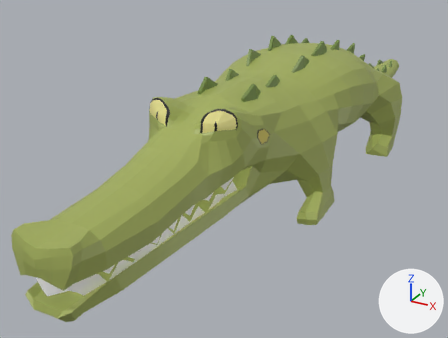
The FBX model QuackingAwesome/Assets/Animals/Alligator.fbx: old version first, new version second.
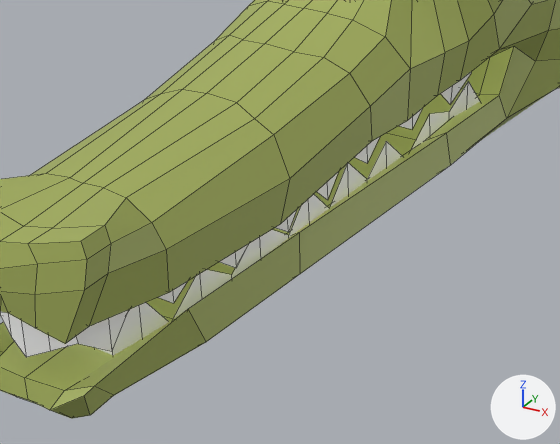
There are two pictures of each version: one whole from a 50 mm lens placed at (1.054, -2.398, 0.875), pointed at (-0.262, -0.006, -0.321), one close up on the part from 8% to 60% of the width and 43% to 98% of the height. Every picture has the same lights, and +X, +Y and +Z are marked at lower right. The close-ups show mesh edges as thin lines. Where no turn or scale is listed for an object, it has been applied to the vertices.

The first close-up shows 'Aligator'.
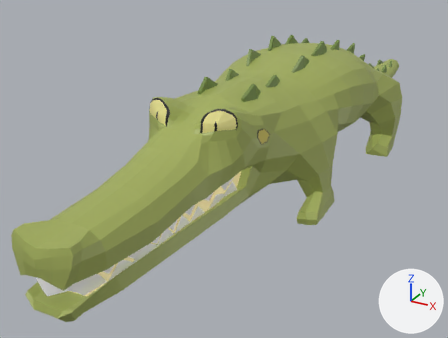
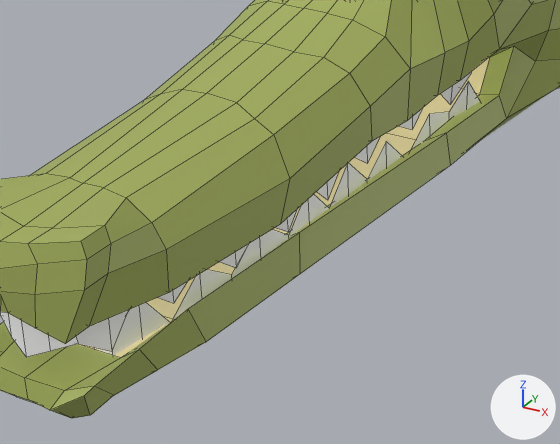
Boxes [x1, y1, x2, y2] around the edits, measured in the close-ups (560 x 444 px):
part 1 of me_aligator_002, built on: [0, 309, 206, 396] in both
part 2 of me_aligator_002, surface changed (green to beige): [146, 57, 490, 319] in both

Diff of the bpy script that builds the scene:
```diff
--- a/QuackingAwesome/Assets/Animals/Alligator.fbx.py
+++ b/QuackingAwesome/Assets/Animals/Alligator.fbx.py
@@ me_aligator_002 @@
 # used by ob_aligator; location = (0.0, 0.0, 0.0)
-me_aligator_002.from_pydata(...)  # 1320 vertices, 1212 faces; spans x -0.38..0.38, y -1.46..2.04, z -0.34..0.29
+me_aligator_002.from_pydata(...)  # 1330 vertices, 1222 faces; spans x -0.38..0.38, y -1.46..2.04, z -0.34..0.29
+# me_aligator_002 part 1
+# 10 faces are deleted
+# 10 vertices are added at x -0.09..0.09, y -1.37..-1.31, z -0.18..-0.09
+# 20 new faces join them
+# me_aligator_002 part 2: 24 kept faces spanning x -0.14..0.14, y -1.41..-0.57, z -0.11..0.0 get new texture (UV) coordinates
 me_aligator_002.materials.append(mat_animals)
```
